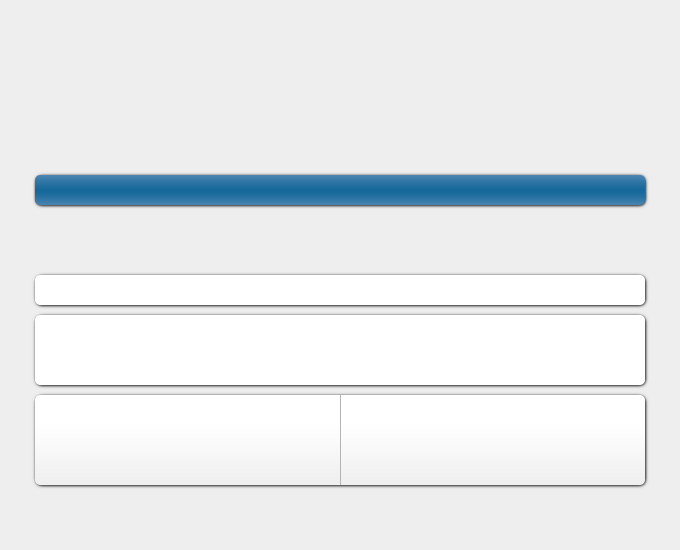
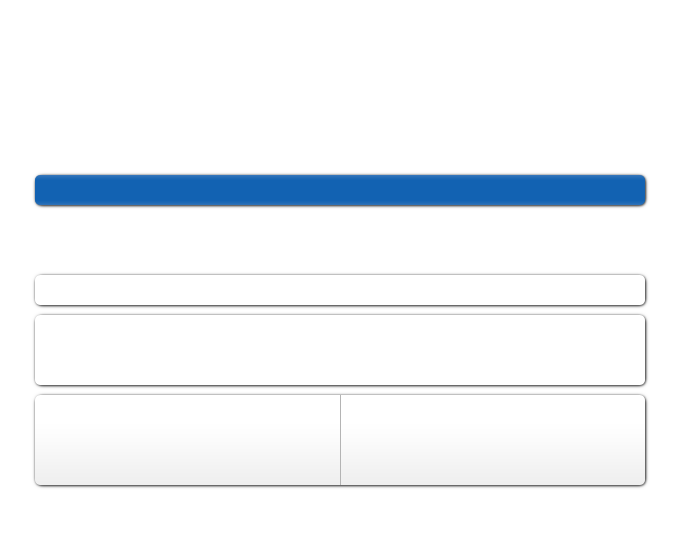
Layered file, before and after one edit (680px x 550px). Changes by layer:
painted on "Background" over [0, 0, 680, 550]
